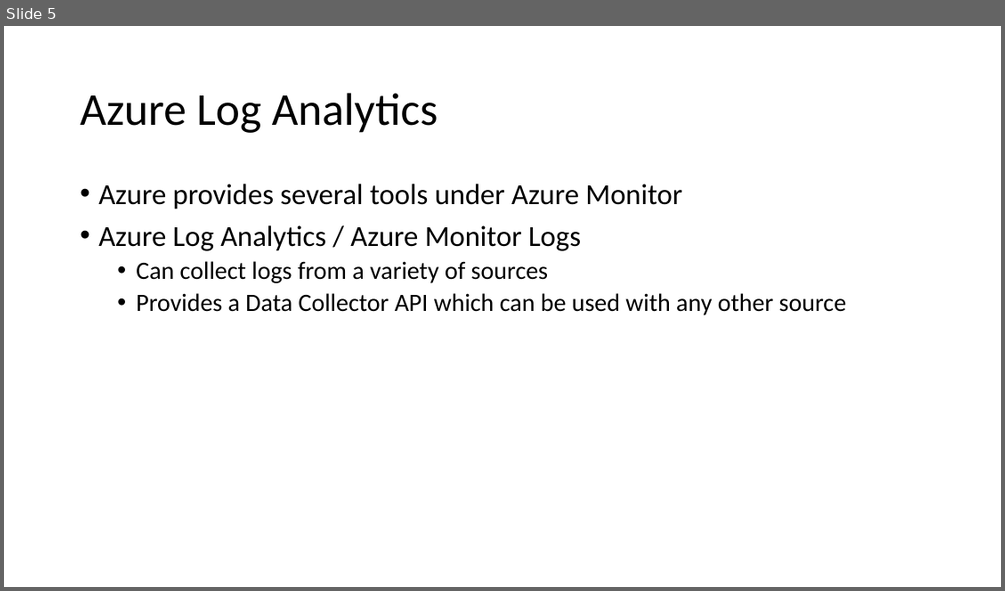
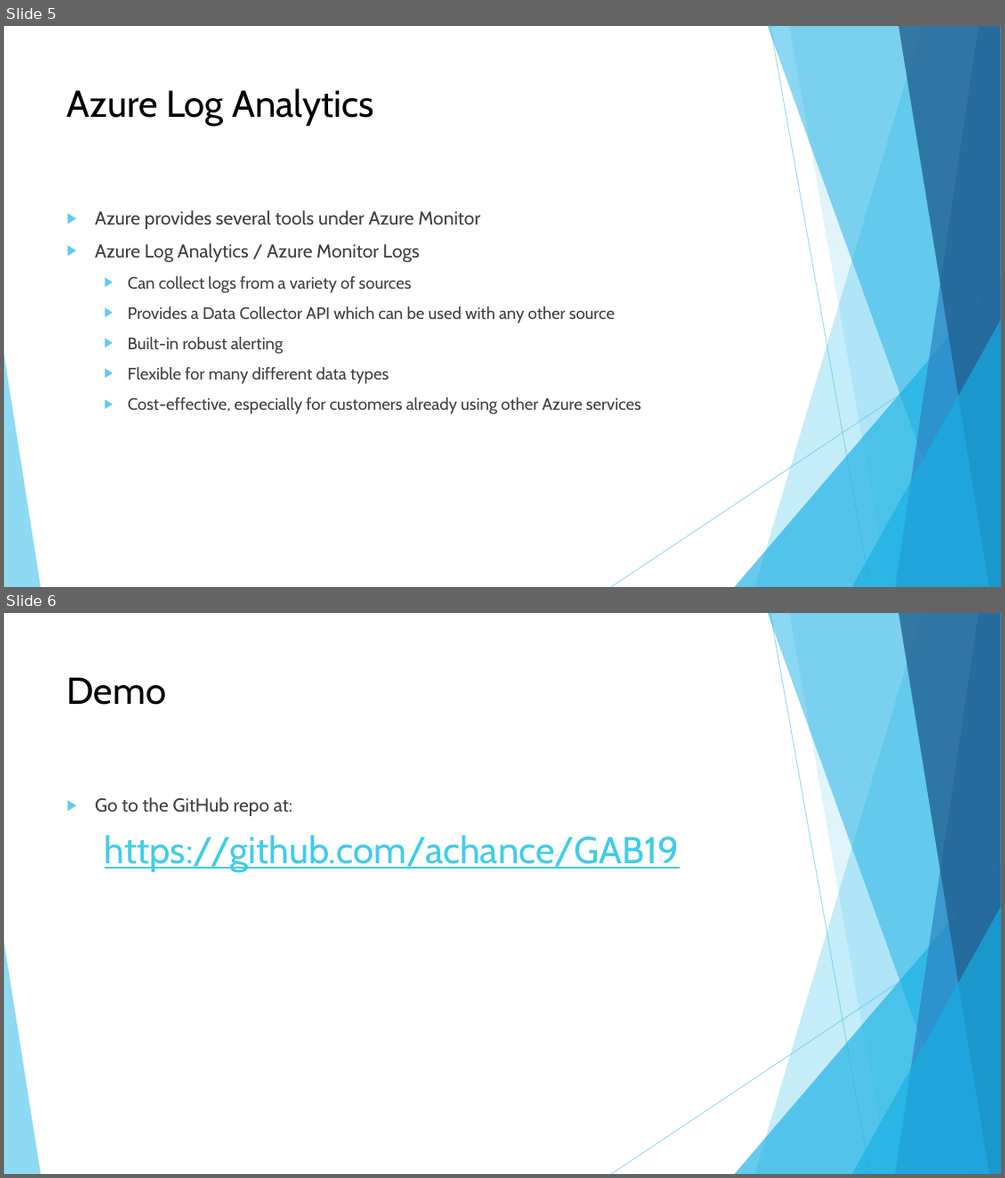
Before and after one commit to achance/GAB19, a slide deck: Leveraging Log Analytics in Custom Applications.pptx. Shown one above the other, each under a label of ours: slide 5 before the commit, slides 5 and 6 after it. The pictures are 1005x591 and 1005x1178 pixels, drawn with LibreOffice and Linux fonts; fonts in the diff are those of the drawing. Boxes give left, top, right and bottom in pixels: in the first picture for what was removed or moved away, otherwise in the second. Text is boxed around its words. In the diff, an @@ line names an element or a change of style, - is before the commit and + after.

```diff
--- a/Leveraging Log Analytics in Custom Applications.pptx
+++ b/Leveraging Log Analytics in Custom Applications.pptx
@@ slide 6 added at [4,613,1001,1174], background #FFFFFF; not listed: 10 template elements that a slide beside it also shows @@
@@ title added at [67,677,167,705], 36 pt, text #000000 @@
+Demo
@@ text added at [95,797,680,872], 36 pt, text #3FCDE7, underline @@
+▶ Go to the GitHub repo at:
+  https://github.com/achance/GAB19
@@ slide 5 changed as well @@
@@ title "Azure Log Analytics": place and size @@
-title "Azure Log Analytics" at [80,93,438,133]
+title "Azure Log Analytics" at [67,88,374,126]
@@ title "Azure Log Analytics" at [67,88,374,126]: size 44 to 36 pt, font Calibri to Cabin; line spacing 0.9 to 1; vertical alignment middle to top @@
@@ text "Azure provides several tools under ...": place and size @@
-text "Azure provides several tools under ..." at [98,184,847,315]
+text "Azure provides several tools under ..." at [95,210,641,414]
@@ text at [95,210,615,323]: size 28 to 18 pt in "Azure provides several tools under Azure Monitor", "Azure Log Analytics / Azure Monitor Logs"; font Calibri to Cabin, text colour #000000 to #404040 in "Azure provides several tools under Azure Monitor", "Azure Log Analytics / Azure Monitor Logs", "Can collect logs from a variety of ...", "Provides a Data Collector API which can ..."; size 24 to 16 pt in "Can collect logs from a variety of ...", "Provides a Data Collector API which can ..."; bullet • to ▶; line spacing 0.9 to 1; more space between paragraphs @@
@@ text at [128,337,641,414]: paragraphs added @@
+  ▶ Built-in robust alerting
+  ▶ Flexible for many different data types
+  ▶ Cost-effective, especially for customers already using other Azure services
@@ group added at [4,26,1001,587]: 5 freeform shapes, 3 triangles, 2 lines @@
```
Also in this commit, not shown: 4 other slides changed, 1 slide removed.
